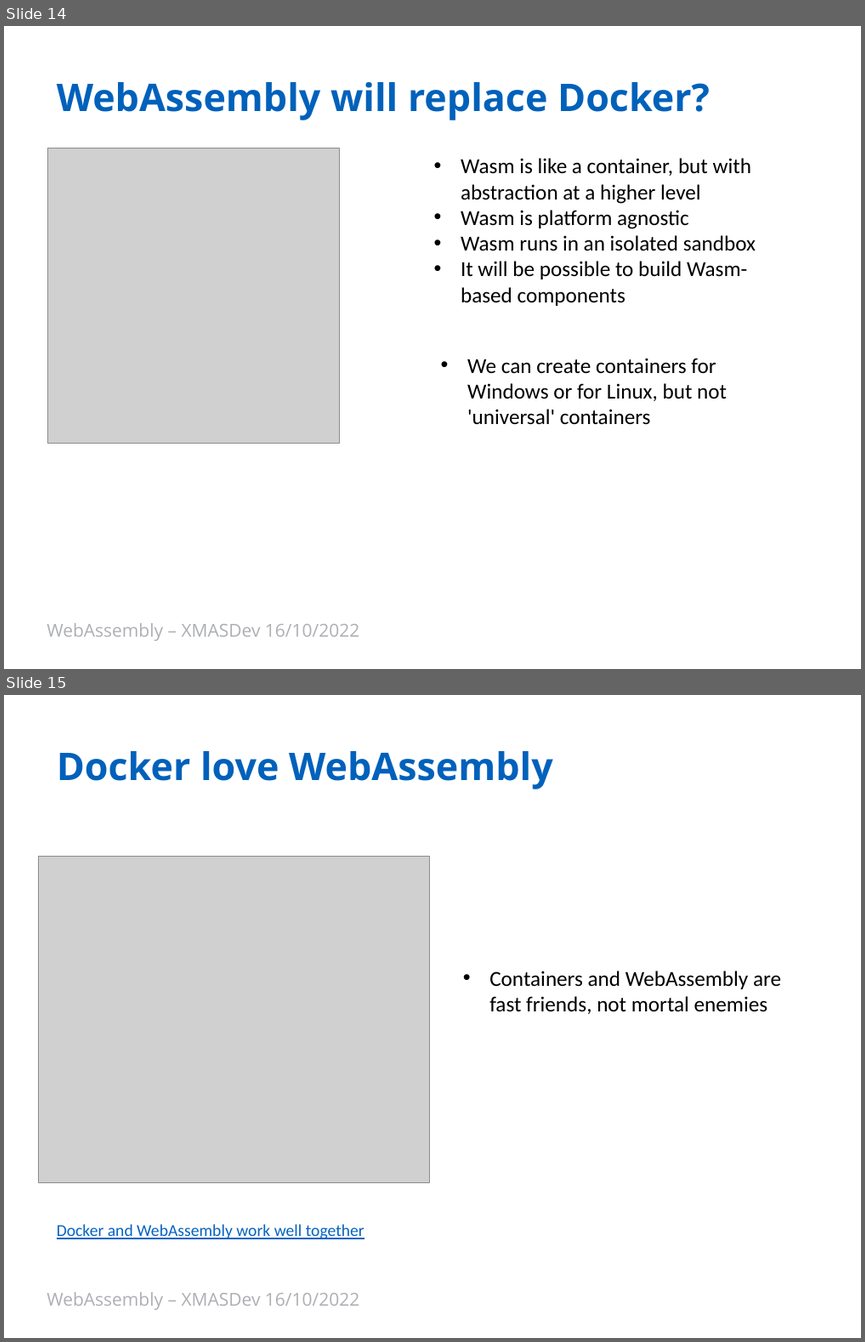
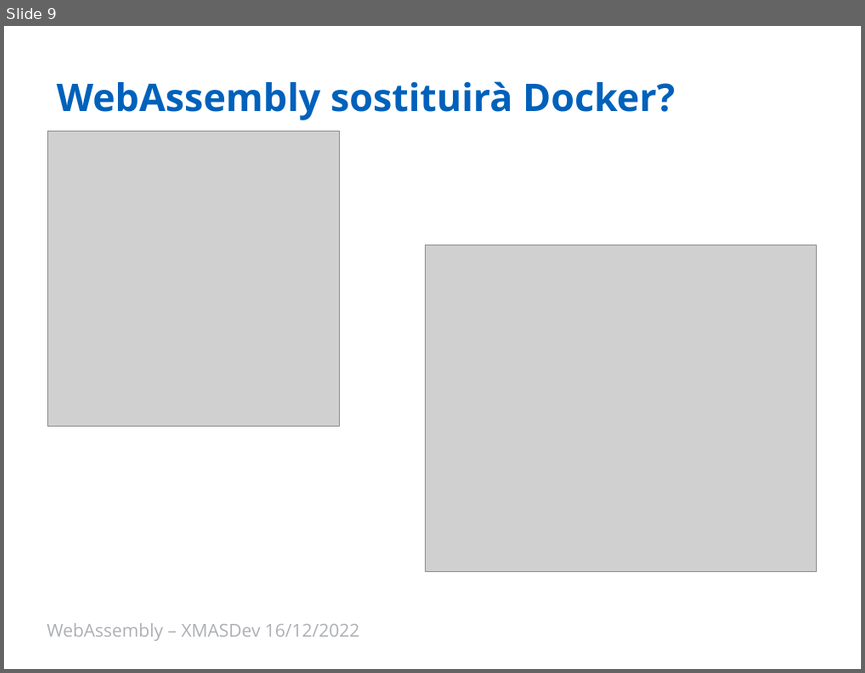
Before and after one commit to Ace68/slide, a slide deck: 2022/XMasDev/WebAssembly.pptx. Shown one above the other, each under a label of ours: slides 14 and 15 before the commit, slide 9 after it. The pictures are 865x1342 and 865x673 pixels, drawn with LibreOffice and Linux fonts; fonts in the diff are those of the drawing; grey boxes stand for pictures; background and template pictures are left out. Boxes give left, top, right and bottom in pixels: in the first picture for what was removed or moved away, otherwise in the second. Text is boxed around its words. In the diff, an @@ line names an element or a change of style, - is before the commit and + after.

Commit message:
Testo presentazione XMASDev 2022, slide aggiornate

```diff
--- a/2022/XMasDev/WebAssembly.pptx
+++ b/2022/XMasDev/WebAssembly.pptx
@@ slide 15 removed at box(4, 695, 861, 1338), background #FFFFFF @@
@@ title removed at box(57, 751, 553, 789) @@
-Docker love WebAssembly
@@ picture removed at box(38, 857, 430, 1183) @@
@@ text removed at box(489, 970, 781, 1014) @@
-• Containers and WebAssembly are fast friends, not mortal enemies
@@ text removed at box(57, 1224, 364, 1239) @@
-Docker and WebAssembly work well together
@@ text removed at box(46, 1292, 359, 1310) @@
-WebAssembly – XMASDev 16/10/2022
@@ what was slide 14 is now slide 9 @@
@@ slide 9 changed as well @@
@@ title at box(57, 81, 675, 120): text changed @@
-WebAssembly will replace Docker?
+WebAssembly sostituirà Docker?
@@ picture: place and size @@
-picture at box(47, 148, 339, 443)
+picture at box(47, 131, 339, 426)
@@ text removed at box(460, 158, 755, 306) @@
-• Wasm is like a container, but with abstraction at a higher level
-• Wasm is platform agnostic
-• Wasm runs in an isolated sandbox
-• It will be possible to build Wasm-based components
@@ picture added at box(425, 245, 817, 572) @@
@@ text removed at box(467, 358, 726, 425) @@
-• We can create containers for Windows or for Linux, but not 'universal' containers
@@ text at box(46, 623, 359, 641): text changed @@
-WebAssembly – XMASDev 16/10/2022
+WebAssembly – XMASDev 16/12/2022
```
Also in this commit, not shown: 8 other slides changed, 1 slide added, 5 other slides removed, 1 other file.
